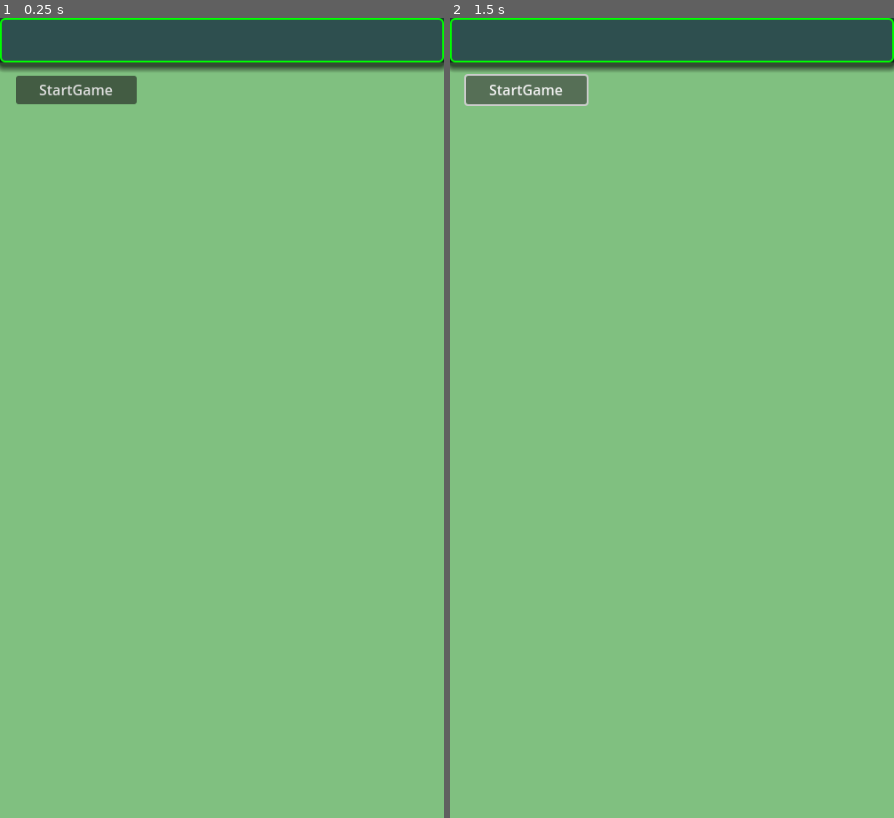
Above: before the commit, frames 1-2 (left to right).
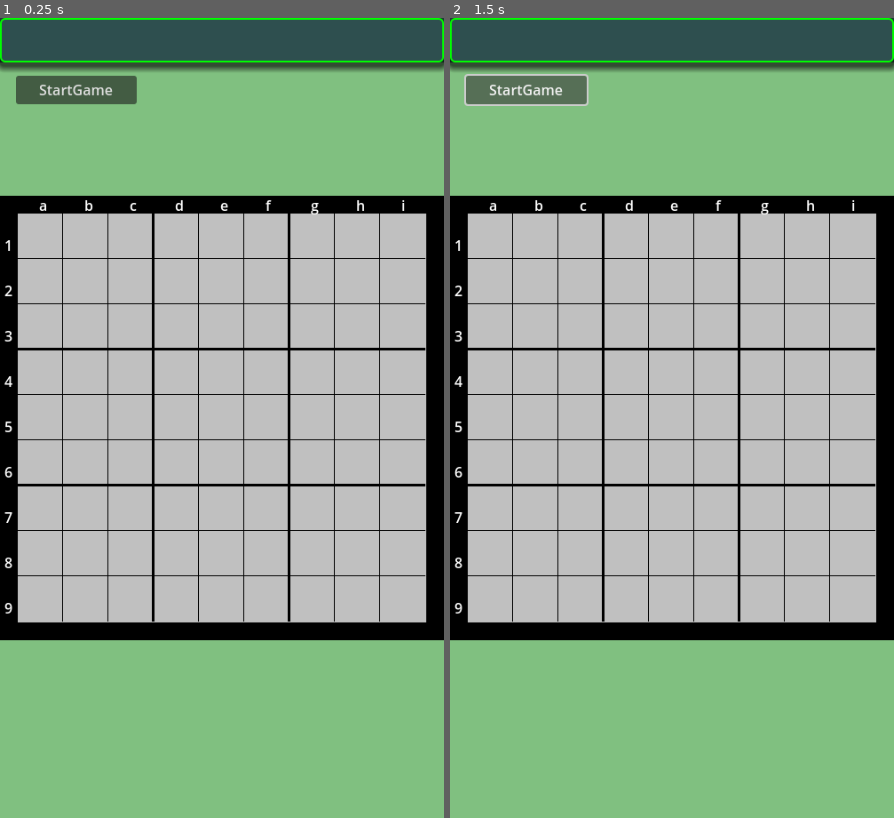
Above: after the commit, the same moments.

Repository: vivisuke/SuperTicTacToe4
Game: Godot game, scene res://main_scene.tscn
Two runs of this game, one before a commit and one after it. Both use one fixed random seed, a clock stepped at 60 frames per second and the inputs below.
Inputs:
- Up to frame 1 (0.25 s): no input
- Up to frame 2 (1.5 s): click "StartGame" at 0.5 s; click "StartGame" at 1.25 s

The runs differ from the first frame. In frame 1, 56% of the frame differs, in the area x 0-100%, y 22-78%; in frame 2, 56%.

Commit message:
0008 ◎ C 12/27 03/05 0.001│ToDo│盤面：枠・グリッド表示

Diff:
--- a/SuperTicTacToe/main_scene.tscn
+++ b/SuperTicTacToe/main_scene.tscn
@@ -1,7 +1,8 @@
-[gd_scene load_steps=3 format=3 uid="uid://ddnaldrnxjkkx"]
+[gd_scene load_steps=4 format=3 uid="uid://ddnaldrnxjkkx"]
 
 [ext_resource type="Script" path="res://scripts/TitleBar.gd" id="1_l3eue"]
 [ext_resource type="Script" path="res://scripts/main_scene.gd" id="1_nwkcl"]
+[ext_resource type="Script" path="res://scripts/Grid.gd" id="3_fq3ta"]
 
 [node name="MainScene" type="Node2D"]
 script = ExtResource("1_nwkcl")
@@ -11,25 +12,36 @@
 offset_bottom = 900.0
 color = Color(0.501961, 0.752941, 0.501961, 1)
 
-[node name="TitleBar" type="ColorRect" parent="BG"]
-layout_mode = 0
+[node name="TitleBar" type="ColorRect" parent="."]
 offset_right = 500.0
 offset_bottom = 50.0
 color = Color(0.180392, 0.309804, 0.309804, 1)
 script = ExtResource("1_l3eue")
 
-[node name="StartStopButton" type="Button" parent="BG"]
-layout_mode = 1
+[node name="StartStopButton" type="Button" parent="."]
 anchors_preset = -1
 anchor_left = 0.058
 anchor_top = 0.086
 anchor_right = 0.058
 anchor_bottom = 0.086
-offset_left = -11.0
-offset_top = -12.4
-offset_right = 125.0
-offset_bottom = 19.6
+offset_left = 18.0
+offset_top = 65.0
+offset_right = 154.0
+offset_bottom = 97.0
 text = "StartGame
 "
 
-[connection signal="pressed" from="BG/StartStopButton" to="." method="_on_start_stop_button_pressed"]
+[node name="Board" type="ColorRect" parent="."]
+offset_top = 200.0
+offset_right = 500.0
+offset_bottom = 700.0
+color = Color(0.752941, 0.752941, 0.752941, 1)
+
+[node name="Grid" type="ColorRect" parent="Board"]
+layout_mode = 0
+offset_right = 500.0
+offset_bottom = 500.0
+color = Color(1, 1, 1, 0)
+script = ExtResource("3_fq3ta")
+
+[connection signal="pressed" from="StartStopButton" to="." method="_on_start_stop_button_pressed"]
--- /dev/null
+++ b/SuperTicTacToe/scripts/Grid.gd
@@ -0,0 +1,37 @@
+extends ColorRect
+
+const BD_WIDTH = 500
+const N_HORZ = 9
+const N_VERT = 9
+const FRAME_WD = 20
+const CELL_WD = (BD_WIDTH - FRAME_WD*2) / N_HORZ
+
+func _ready():
+	for x in range(N_HORZ):
+		var l = Label.new()
+		l.text = "abcdefghi"[x]
+		l.set_position(Vector2(FRAME_WD-2+(x+0.5)*CELL_WD, -1))
+		add_child(l)
+	for y in range(N_VERT):
+		var l = Label.new()
+		l.text = "123456789"[y]
+		#l.set_position(Vector2(8, 23+(y+0.5)*75))
+		l.set_position(Vector2(5, FRAME_WD-2+(y+0.5)*CELL_WD))
+		add_child(l)
+	pass # Replace with function body.
+
+func _draw():
+	draw_rect(Rect2(0, 0, BD_WIDTH, FRAME_WD), Color.BLACK)
+	draw_rect(Rect2(0, BD_WIDTH-FRAME_WD, BD_WIDTH, FRAME_WD), Color.BLACK)
+	draw_rect(Rect2(0, 0, FRAME_WD, BD_WIDTH), Color.BLACK)
+	draw_rect(Rect2(BD_WIDTH-FRAME_WD, 0, FRAME_WD, BD_WIDTH), Color.BLACK)
+	#draw_rect(Rect2(0, 0, 500, 500), Color.black)
+	#draw_rect(Rect2(25, 25, 75*6, 75*6), Color.silver)
+	for x in range(1, N_HORZ):
+		var wd = 3 if x%3 == 0 else 1
+		draw_line(Vector2(FRAME_WD+x*CELL_WD, FRAME_WD),
+					Vector2(FRAME_WD+x*CELL_WD, FRAME_WD+CELL_WD*N_VERT),
+					Color.BLACK, wd)
+		draw_line(Vector2(FRAME_WD, FRAME_WD+x*CELL_WD),
+					Vector2(FRAME_WD+CELL_WD*N_HORZ, FRAME_WD+x*CELL_WD),
+					Color.BLACK, wd)
Not shown, changed: SuperTicTacToe4.spr
